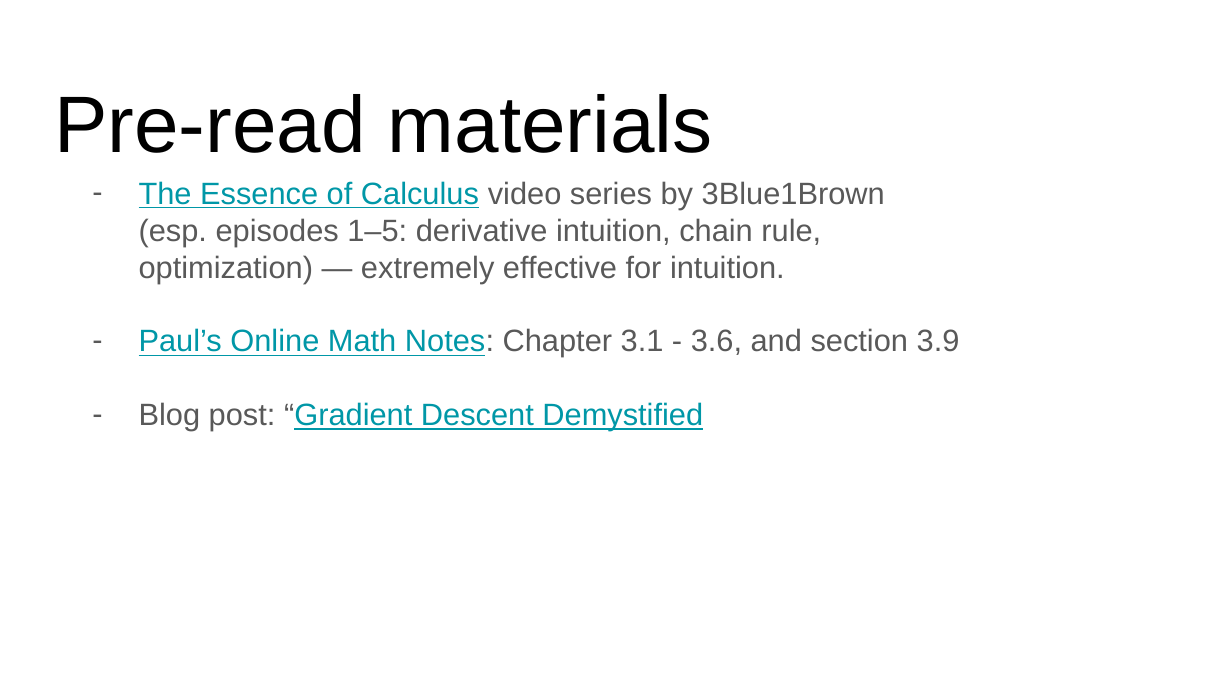
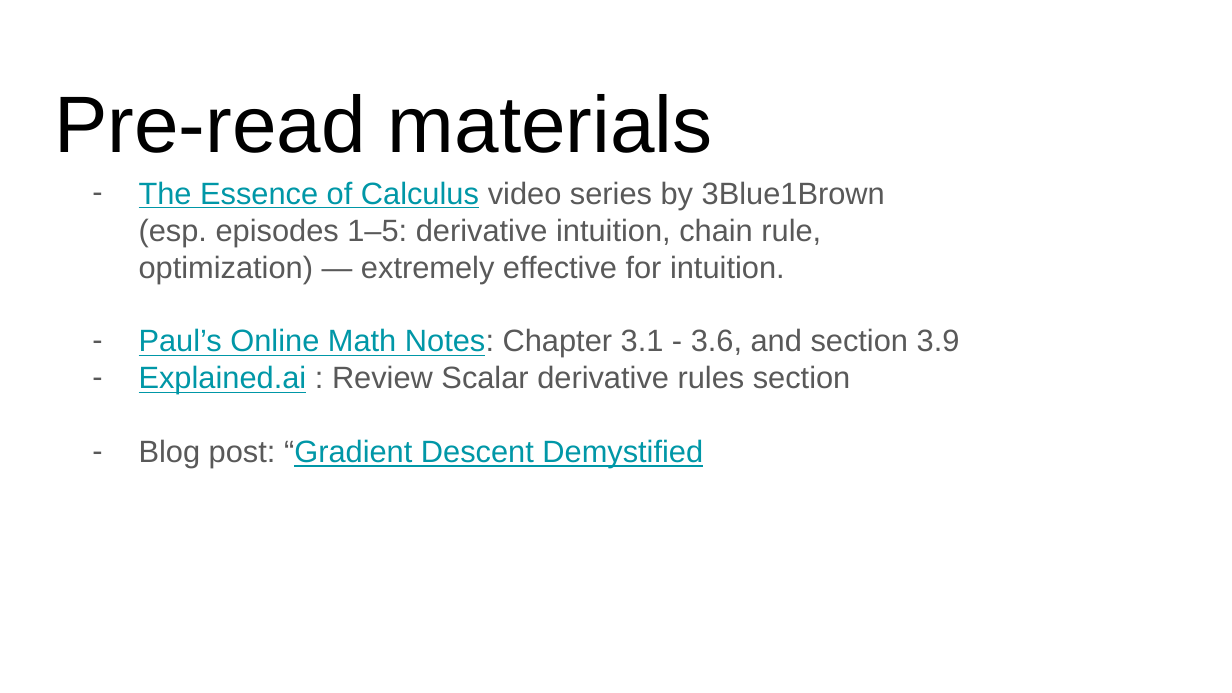
Before and after one commit to ankur6ue/deep-learning-course, a slide deck: slide 3 of Module 1/class_1.2/deep_learning_course_class_1.2.pptx. Drawn at 1232x693 pixels with LibreOffice and Linux fonts; fonts in the diff are those of the drawing. Boxes give left, top, right and bottom in pixels: in the first picture for what was removed or moved away, otherwise in the second. Text is boxed around its words. In the diff, an @@ line names an element or a change of style, - is before the commit and + after.

```diff
--- a/Module 1/class_1.2/deep_learning_course_class_1.2.pptx
+++ b/Module 1/class_1.2/deep_learning_course_class_1.2.pptx
@@ text at [139, 365, 851, 394]: paragraph added @@
+– Explained.ai : Review Scalar derivative rules section
```
Also in this commit, not shown: 2 other slides changed, 7 other files.
